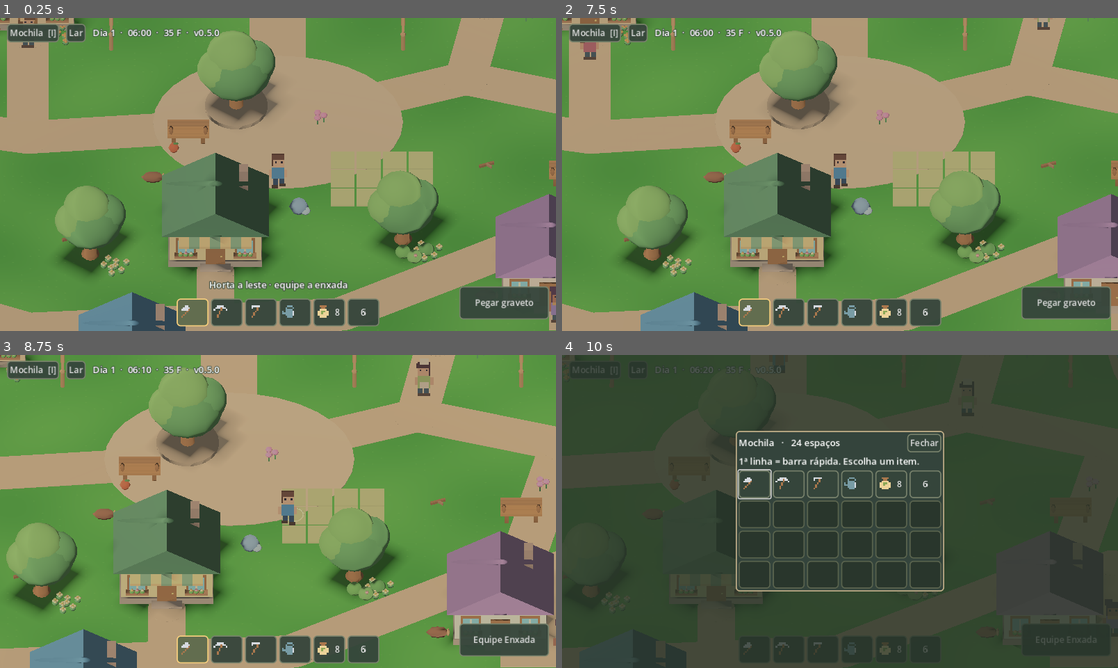
Above: before the commit, frames 1-4 (two rows, left to right).
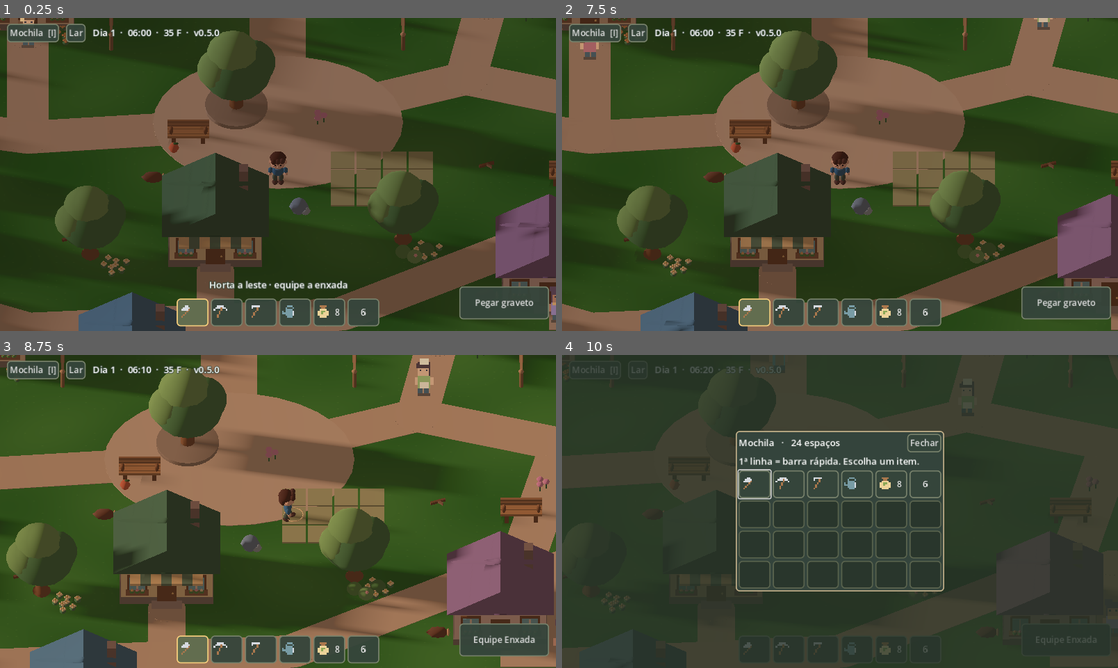
Above: after the commit, the same moments.

Repository: arthurkarger/Evergrove-project
Game: Godot game, scene res://main.tscn
The game is run twice, just before and just after one commit, with the same random seed, the same clock (stepped at 60 frames per second) and the same inputs.
Inputs (mouse positions are in pixels of both pictures, inside the frame that each line leads up to):
- Up to frame 1 (0.25 s): no input
- Up to frame 2 (7.5 s): click "Mochila [I]" at 0.5 s; click "Lar" at 1.25 s; click (756, 312) at 2.02 s; click (789, 312) at 2.77 s; click (823, 312) at 3.52 s; click (856, 312) at 4.27 s; click "8" at 5 s; click "6" at 5.75 s; click "Pegar graveto" at 6.5 s; click "Fechar" at 7.25 s
- Up to frame 3 (8.75 s): tap Enter at 8 s; move the mouse to (400, 495) at 8.02 s; hold Right (ui_right) from 8.03 s (still down); tap R at 8.1 s; click (400, 495) at 8.17 s
- Up to frame 4 (10 s): release Right (ui_right) at 8.75 s; drag from (728, 527) to (812, 574) at 8.77 s; move the mouse to (895, 442) at 9.52 s; hold Right (ui_right) from 9.53 s (still down); tap I at 9.6 s

The runs differ from the first frame. In frame 1, 90% of the frame differs, in the area x 0-100%, y 0-100%; in frame 2, 90%; in frame 3, 86%; in frame 4, less than 0.1%.

Commit message:
Add dynamic sun and twilight lighting; integrate textured player model

Diff:
--- a/main.gd
+++ b/main.gd
@@ -1,10 +1,10 @@
 extends Node3D
 var player: CharacterBody3D
 var camera: Camera3D
-var sprite: Sprite3D
+const CozyCharacter = preload("res://cozy_character.gd")
+var character: Node3D
 var touch := Vector2.ZERO
 var elapsed := 0.0
-var textures: Array[ImageTexture] = []
 const Village = preload("res://village.gd")
 
 var life := preload("res://homestead.gd").new()
@@ -22,38 +22,11 @@
 var focus_index := -1
 var initialized := false
 
-func make_sprite(step: int) -> ImageTexture:
-	var img := Image.create(16,24,false,Image.FORMAT_RGBA8)
-	img.fill(Color.TRANSPARENT)
-	var look: Array=life.house.look
+func update_look() -> void:
+	var look: Array = life.house.look
 	var hair := Color(["674637","ad804d","393236","ad624c"][int(look[1])])
 	var fabric := Color(["517b91","6e8964","91596b","b29554"][int(look[3])])
-	img.fill_rect(Rect2i(4,2,8,8),hair.darkened(0.15))
-	img.fill_rect(Rect2i(5,5,7,6),Color("f2c39b"))
-	img.fill_rect(Rect2i(4,3,8,3),hair)
-	img.set_pixel(6,7,Color("302b31"))
-	img.set_pixel(10,7,Color("302b31"))
-	img.fill_rect(Rect2i(4,11,8,7),fabric)
-	img.fill_rect(Rect2i(2,12,2,5),Color("f2c39b"))
-	img.fill_rect(Rect2i(12,12,2,5),Color("f2c39b"))
-	img.fill_rect(Rect2i(5,18,3,4-step),Color("394754"))
-	img.fill_rect(Rect2i(9,18,3,3+step),Color("394754"))
-	img.fill_rect(Rect2i(4,22-step,4,2),Color("49392e"))
-	img.fill_rect(Rect2i(9,21+step,4,2),Color("49392e"))
-	if look[0]==1: img.fill_rect(Rect2i(4,5,4,3),hair)
-	if look[0]==2: img.fill_rect(Rect2i(7,0,5,4),hair)
-	if look[2]==1:
-		img.fill_rect(Rect2i(5,13,6,5),Color("556570"))
-		img.fill_rect(Rect2i(5,11,1,3),Color("556570"))
-		img.fill_rect(Rect2i(10,11,1,3),Color("556570"))
-	if look[2]==2:
-		img.fill_rect(Rect2i(4,11,8,2),Color("e8cb98"))
-		img.fill_rect(Rect2i(9,12,2,4),Color("e8cb98"))
-	return ImageTexture.create_from_image(img)
-
-func update_look() -> void:
-	textures=[make_sprite(0),make_sprite(1)]
-	sprite.texture=textures[0]
+	character.configure(hair,fabric,Color("f2c39b"),int(look[0]),int(look[2]),-0.51)
 
 func door(i: int) -> Vector2:
 	return life.house.DOOR if i==6 else town.DOORS[i]
@@ -71,7 +44,9 @@
 	sun.rotation_degrees = Vector3(-55,-35,0)
 	sun.shadow_enabled = true
 	sun.light_energy = 0.65
-	sun.light_specular = 0.0
+	sun.light_specular = 0.15
+	sun.directional_shadow_max_distance = 32.0
+	sun.directional_shadow_mode = DirectionalLight3D.SHADOW_PARALLEL_2_SPLITS
 	add_child(sun)
 	var village := Village.new()
 	add_child(village)
@@ -85,14 +60,9 @@
 	shape.height = 1.0
 	c.shape = shape
 	player.add_child(c)
-	sprite = Sprite3D.new()
-	textures = [make_sprite(0),make_sprite(1)]
-	sprite.texture = textures[0]
-	sprite.texture_filter = BaseMaterial3D.TEXTURE_FILTER_NEAREST
-	sprite.billboard = BaseMaterial3D.BILLBOARD_ENABLED
-	sprite.pixel_size = 0.075
-	sprite.position.y = 0.35
-	player.add_child(sprite)
+	character = CozyCharacter.new()
+	player.add_child(character)
+	update_look()
 	camera = Camera3D.new()
 	camera.projection = Camera3D.PROJECTION_ORTHOGONAL
 	camera.size = 15
@@ -294,11 +264,26 @@
 	var hours := posmod(6+floori(phase*24),24)
 	var minutes := floori(fmod(phase*24,1.0)*6)*10
 	hud.clock_label.text = "Dia %d  ·  %02d:%02d  ·  %d F  ·  v%s" % [life.day,hours,minutes,life.social.coins,ProjectSettings.get_setting("application/config/version")]
-	var light := smoothstep(-0.36,0.38,sin(phase*TAU))
-	sun.light_energy = lerpf(0.10,0.65,light)
-	sky.ambient_light_energy = lerpf(0.40,0.48,light)
-	sky.ambient_light_color = Color("a4b4d7").lerp(Color("e5dfd0"),light)
-	sky.background_color = Color("465772").lerp(Color("b8d6dc"),light)
+	update_solar_lighting(phase)
+
+func update_solar_lighting(phase: float) -> void:
+	# Sunrise at 06:00, noon at 12:00, sunset at 18:00.
+	var elevation := sin(phase*TAU)
+	var daylight := smoothstep(-0.10,0.28,elevation)
+	var twilight := (1.0-smoothstep(0.06,0.60,absf(elevation)))*smoothstep(-0.22,0.02,elevation)
+	var sunset := Color("ffc18a").lerp(Color("ffac82"),clampf(phase*2.0,0.0,1.0))
+	sun.rotation_degrees = Vector3(-lerpf(12.0,68.0,maxf(elevation,0.0)),lerpf(-105.0,105.0,clampf(phase*2.0,0.0,1.0)),0)
+	sun.light_color = Color("a7b9ed").lerp(Color("fff1da").lerp(sunset,twilight),daylight)
+	sun.light_energy = lerpf(0.08,0.68,daylight)
+	sky.ambient_light_energy = lerpf(0.29,0.48,daylight)
+	sky.ambient_light_color = Color("9aabd8").lerp(Color("c7d9db"),daylight).lerp(Color("e5ac91"),twilight*0.64)
+	sky.background_color = Color("293e63").lerp(Color("b8d6dc"),daylight).lerp(Color("eab08e"),twilight)
+	if life.room>=0:
+		sun.rotation_degrees = Vector3(-55,-35,0)
+		sun.light_color = Color("ffe9cb")
+		sun.light_energy = 0.36
+		sky.ambient_light_energy = 0.62
+		sky.ambient_light_color = Color("e9ddca")
 
 # One screen sample, no blur, bloom, depth pass or HUD processing.
 func setup_world_shader() -> void:
@@ -314,8 +299,8 @@
 shader_type canvas_item;
 render_mode unshaded, blend_disabled;
 uniform sampler2D world_screen : hint_screen_texture, repeat_disable, filter_nearest;
-uniform float highlight_strength : hint_range(0.0, 0.6) = 0.28;
-uniform float saturation : hint_range(0.0, 1.2) = 0.94;
+uniform float highlight_strength : hint_range(0.0, 0.6) = 0.16;
+uniform float saturation : hint_range(0.0, 1.2) = 1.0;
 void fragment() {
 	vec3 src = texture(world_screen, SCREEN_UV).rgb;
 	float lum = dot(src, vec3(0.2126, 0.7152, 0.0722));
@@ -382,6 +367,5 @@
 		player.position.x = clampf(player.position.x,center.x-3.6,center.x+(7.6 if life.room==6 and life.house.expanded else 3.6))
 		player.position.z = clampf(player.position.z,-2.7,2.7)
 	elapsed += delta
-	sprite.texture = textures[int(elapsed*9)%2] if d.length()>0.1 else textures[0]
-	if abs(d.x)>0.1: sprite.flip_h = d.x<0
+	character.pose(d,delta)
 	if site.blend==0: camera.position = camera.position.lerp(player.position+Vector3(0,10,10),1-exp(-delta*8))
